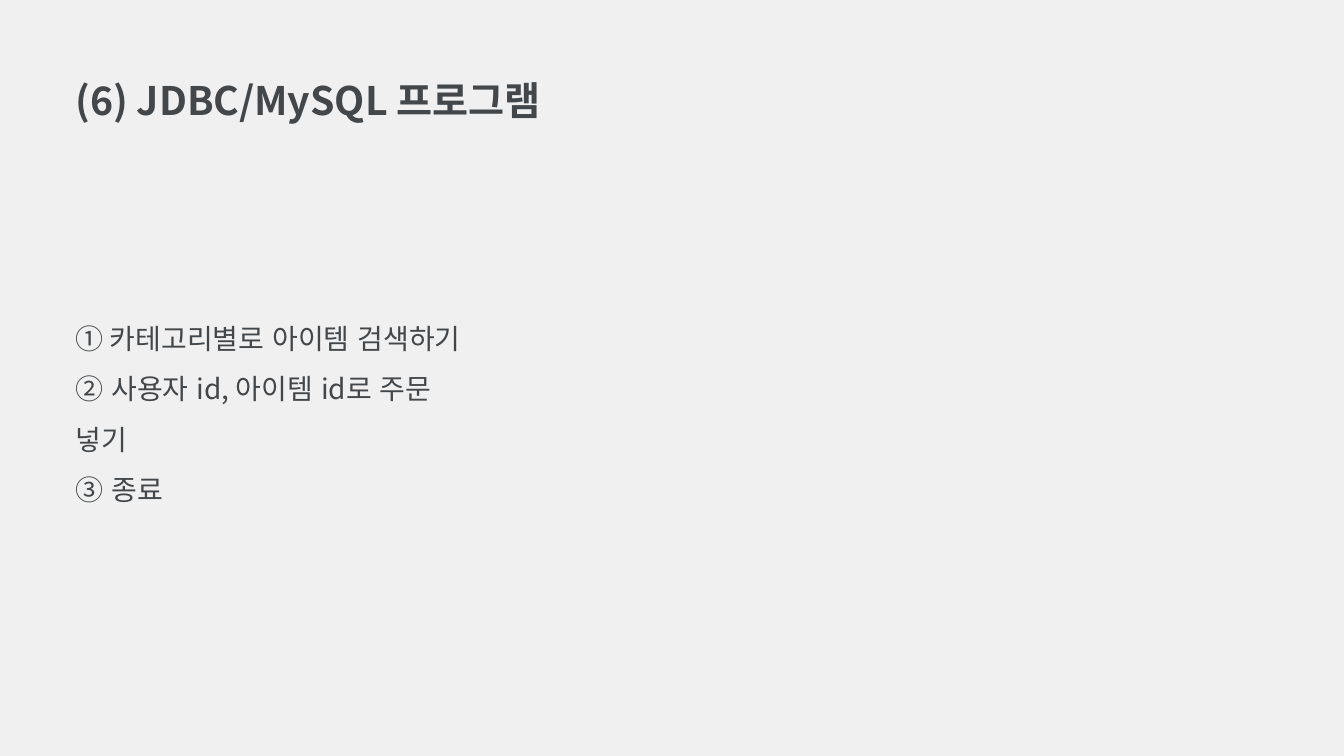
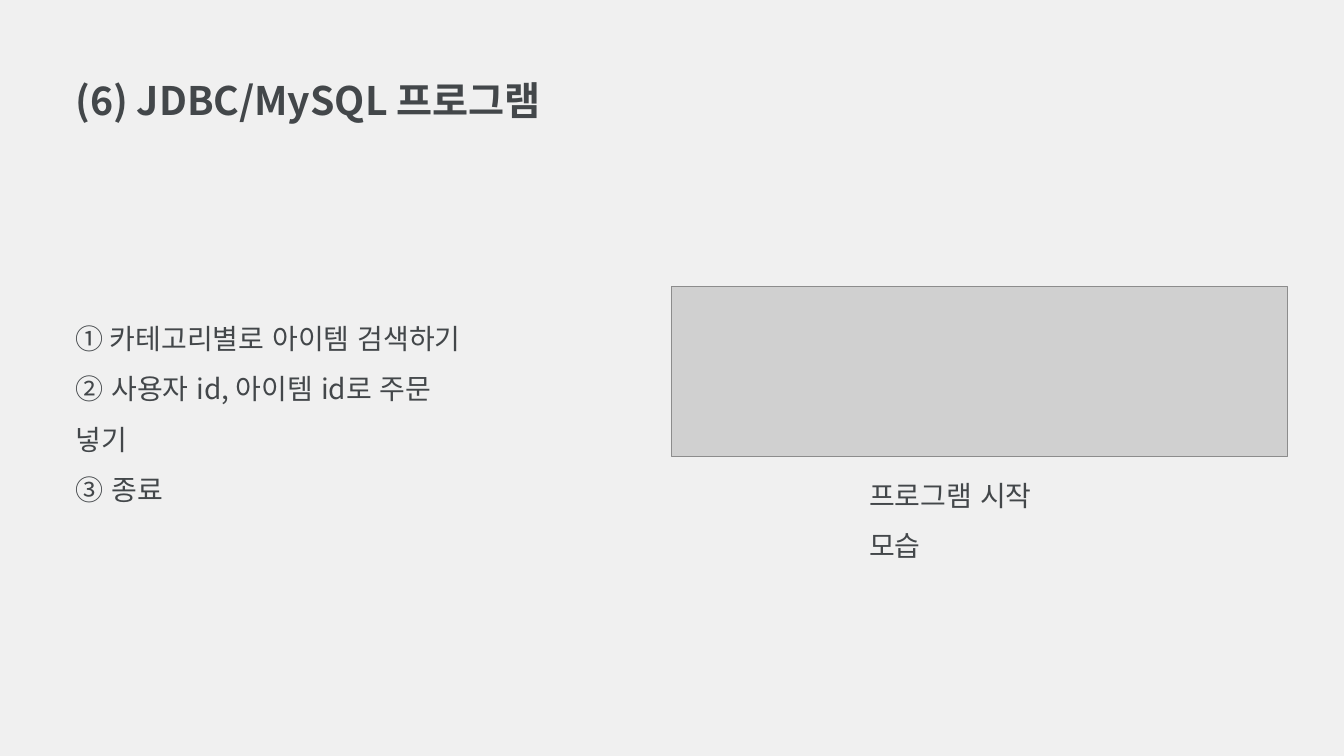
Before and after one commit to Archive-CAU/Database-Design, a slide deck: slide 24 of 데이터베이스설계 과제 4.pptx. Drawn at 1344x756 pixels with LibreOffice and Linux fonts; fonts in the diff are those of the drawing; grey boxes stand for pictures. Boxes give left, top, right and bottom in pixels: in the first picture for what was removed or moved away, otherwise in the second. Text is boxed around its words. In the diff, an @@ line names an element or a change of style, - is before the commit and + after.

```diff
--- a/데이터베이스설계 과제 4.pptx
+++ b/데이터베이스설계 과제 4.pptx
@@ picture added at <box>673,286,1288,457</box> @@
@@ text added at <box>869,483,1032,558</box>, 20 pt, text #43474A @@
+프로그램 시작 모습
```
Also in this commit, not shown: 2 other slides changed, 8 slides added, 2 other files.
